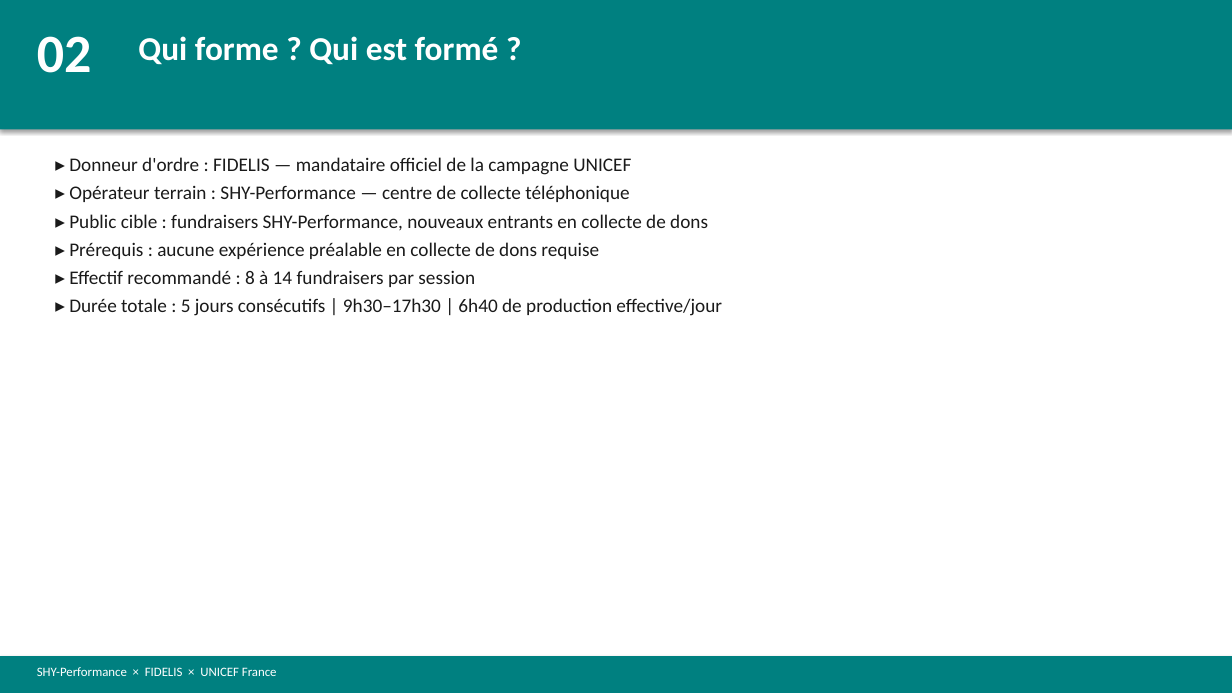
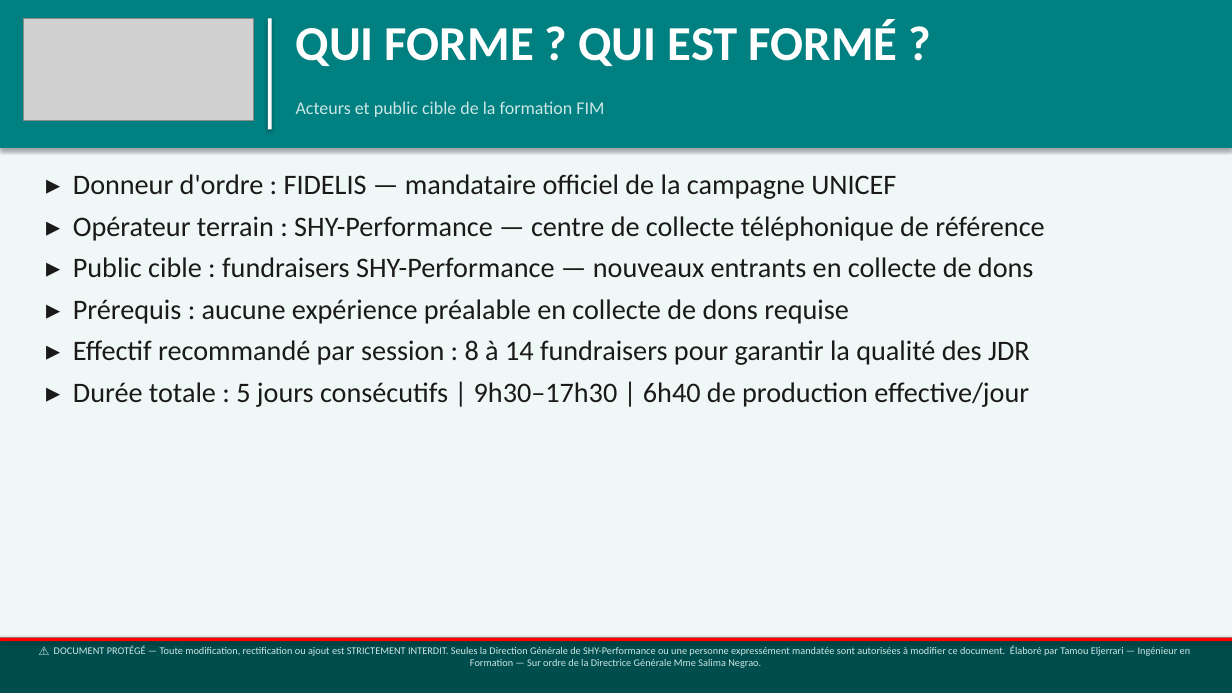
Before and after one commit to madsenfatou-code/fatou, a slide deck: slide 3 of FIM_Book0_FileConducteur.pptx. Drawn at 1232x693 pixels with LibreOffice and Linux fonts; fonts in the diff are those of the drawing; grey boxes stand for pictures. Boxes give left, top, right and bottom in pixels: in the first picture for what was removed or moved away, otherwise in the second. Text is boxed around its words. In the diff, an @@ line names an element or a change of style, - is before the commit and + after.

```diff
--- a/FIM_Book0_FileConducteur.pptx
+++ b/FIM_Book0_FileConducteur.pptx
@@ rectangle: place and size @@
-rectangle at (0, 0, 1232, 129)
+rectangle at (0, 0, 1232, 148)
@@ rectangle added at (0, 0, 1232, 693), fill #F0F7F7 @@
@@ picture added at (23, 18, 253, 120) @@
@@ rectangle added at (268, 18, 272, 129), fill #FFFFFF @@
@@ text at (296, 20, 898, 66): text changed; size 26 to 38 pt @@
-Qui forme ? Qui est formé ?
+QUI FORME ? QUI EST FORMÉ ?
@@ text removed at (37, 36, 92, 73) @@
-02
@@ text added at (296, 101, 604, 117), 14 pt, text #CCE5E5 @@
+Acteurs et public cible de la formation FIM
@@ text "▸ Donneur d'ordre : FIDELIS ...": place and size @@
-text "▸ Donneur d'ordre : FIDELIS ..." at (69, 157, 722, 316)
+text "▸ Donneur d'ordre : FIDELIS ..." at (73, 174, 1044, 407)
@@ text at (73, 174, 1029, 407): size 15 to 22 pt in "▸ Donneur d'ordre : FIDELIS — mandataire ...", "▸ Prérequis : aucune expérience préalable en ...", "▸ Durée totale : 5 jours consécutifs ..."; more space between paragraphs @@
@@ text at (73, 216, 1044, 278): text changed; size 15 to 22 pt @@
-▸ Opérateur terrain : SHY-Performance — centre de collecte téléphonique
-▸ Public cible : fundraisers SHY-Performance, nouveaux entrants en collecte de dons
+▸ Opérateur terrain : SHY-Performance — centre de collecte téléphonique de référence
+▸ Public cible : fundraisers SHY-Performance — nouveaux entrants en collecte de dons
@@ text at (73, 340, 1030, 365): text changed; size 15 to 22 pt @@
-▸ Effectif recommandé : 8 à 14 fundraisers par session
+▸ Effectif recommandé par session : 8 à 14 fundraisers pour garantir la qualité des JDR
@@ rectangle: place and size @@
-rectangle at (0, 656, 1232, 693)
+rectangle at (0, 638, 1232, 693)
@@ rectangle at (0, 638, 1232, 693): fill #008080 to #004D4D @@
@@ rectangle added at (0, 638, 1232, 641), fill #FF0000 @@
@@ text added at (54, 645, 1191, 668), 8 pt, text #CCE5E5 @@
+⚠ DOCUMENT PROTÉGÉ — Toute modification, rectification ou ajout est STRICTEMENT INTERDIT. Seules la Direction Générale de SHY-Performance ou une personne expressément mandatée sont autorisées à modifier ce document. Élaboré par Tamou Eljerrari — Ingénieur en Formation — Sur ordre de la Directrice Générale Mme Salima Negrao.
@@ text removed at (37, 667, 277, 676) @@
-SHY-Performance × FIDELIS × UNICEF France
```
Also in this commit, not shown: 4 other slides changed, 2 slides added, 2 slides removed, 2 other files.
